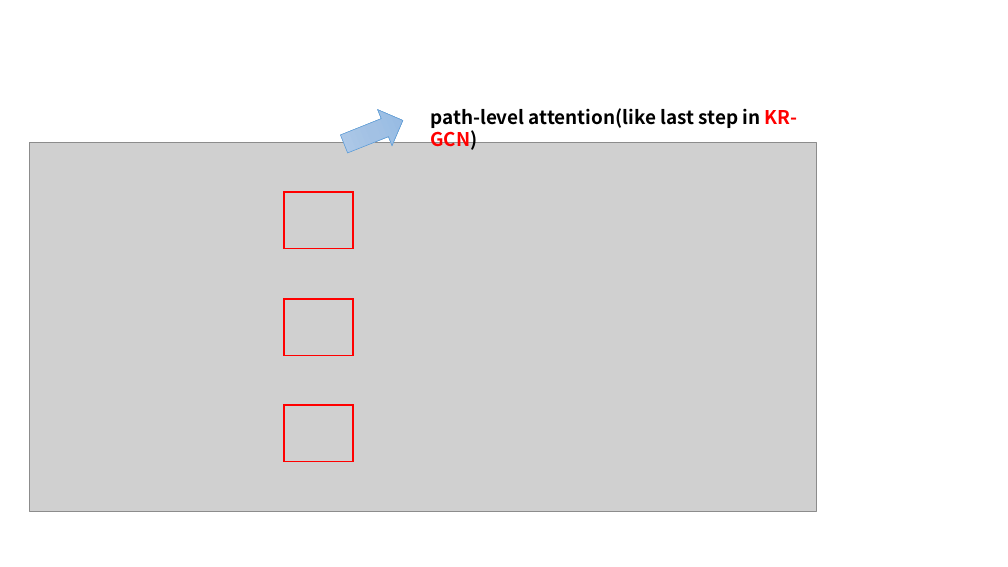
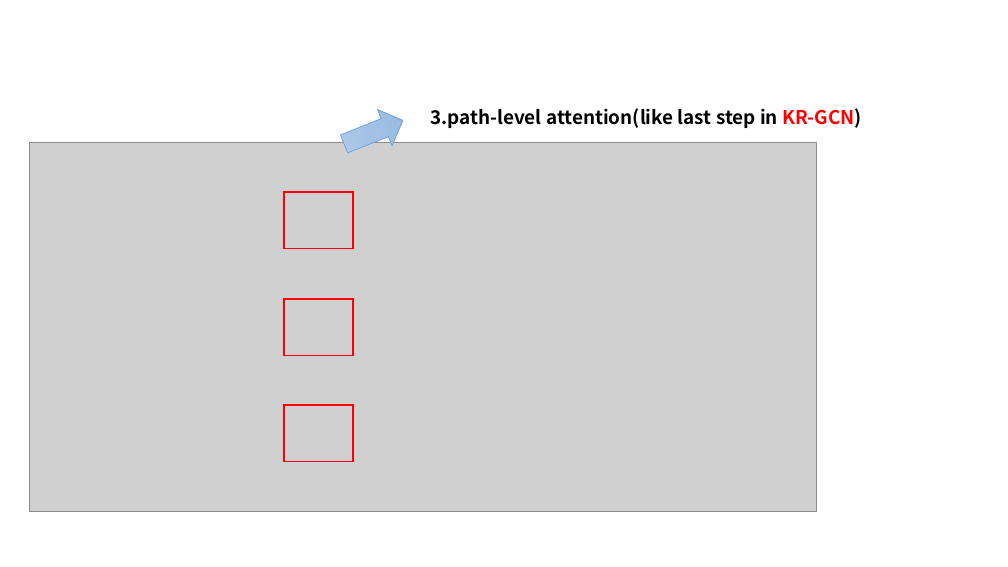
Before and after one commit to Viroog/explainable_resys-STU, a slide deck: slide 19 of explainable _recsys.pptx. Drawn at 1008x567 pixels with LibreOffice and Linux fonts; fonts in the diff are those of the drawing; grey boxes stand for pictures. Boxes give left, top, right and bottom in pixels: in the first picture for what was removed or moved away, otherwise in the second. Text is boxed around its words. In the diff, an @@ line names an element or a change of style, - is before the commit and + after.

```diff
--- a/explainable _recsys.pptx
+++ b/explainable _recsys.pptx
@@ text at (x1=430, y1=108, x2=861, y2=128): text changed @@
-path-level attention(like last step in KR-GCN)
+3.path-level attention(like last step in KR-GCN)
```
Also in this commit, not shown: 5 other slides changed, 4 slides added, 2 slides removed, 7 other files.
